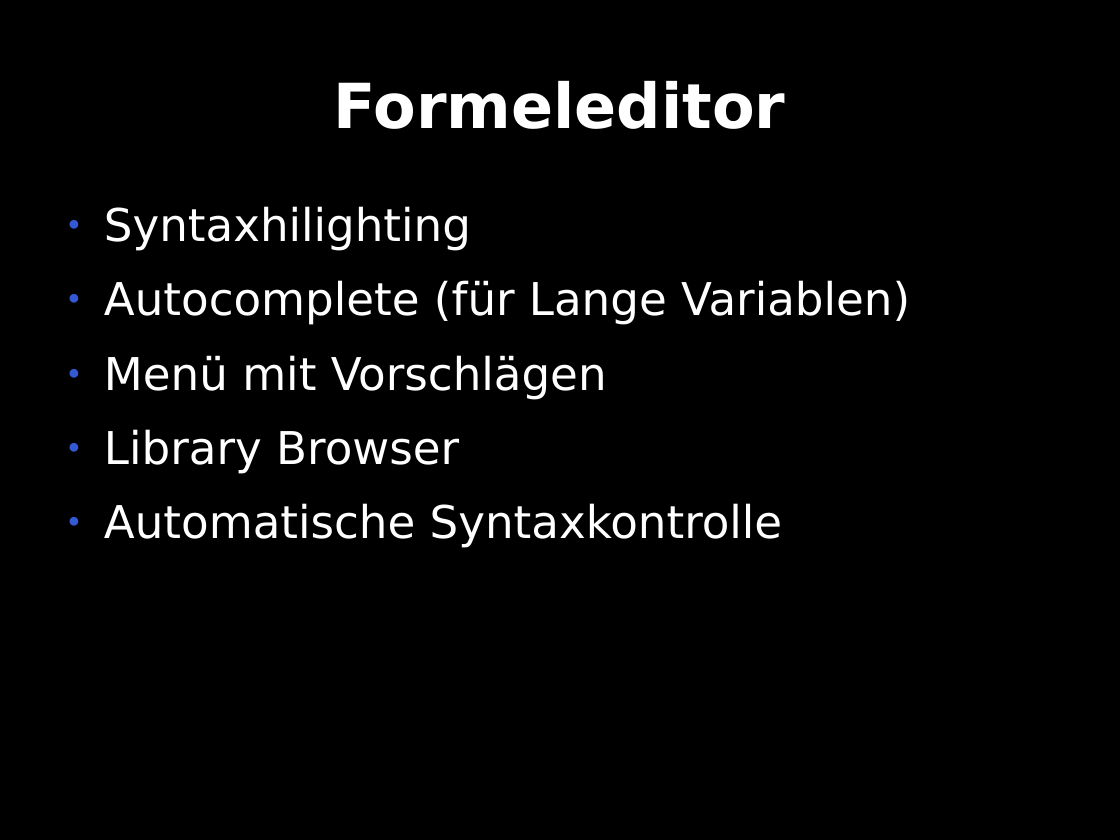
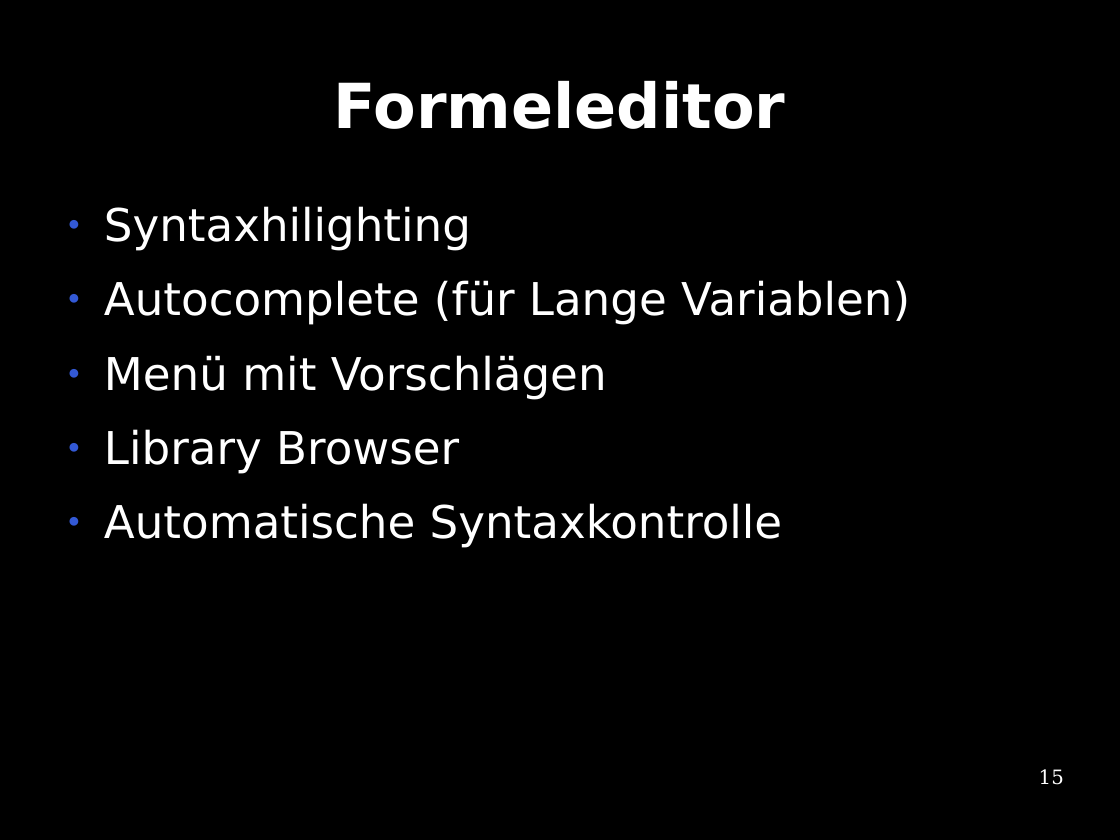
Before and after one commit to te-bachi/SimulationDoc, a slide deck: slide 15 of präsentation/Präsentation.odp (slide 13 before the commit). Drawn at 1120x840 pixels with LibreOffice and Linux fonts; fonts in the diff are those of the drawing. Boxes give left, top, right and bottom in pixels: in the first picture for what was removed or moved away, otherwise in the second. Text is boxed around its words. In the diff, an @@ line names an element or a change of style, - is before the commit and + after.

```diff
--- a/präsentation/Präsentation.odp
+++ b/präsentation/Präsentation.odp
@@ page number added at (1039,769,1064,785), 14 pt, text #FFFFFF @@
+15
```
Also in this commit, not shown: 13 other slides changed, 15 slides added, 6 slides removed.
